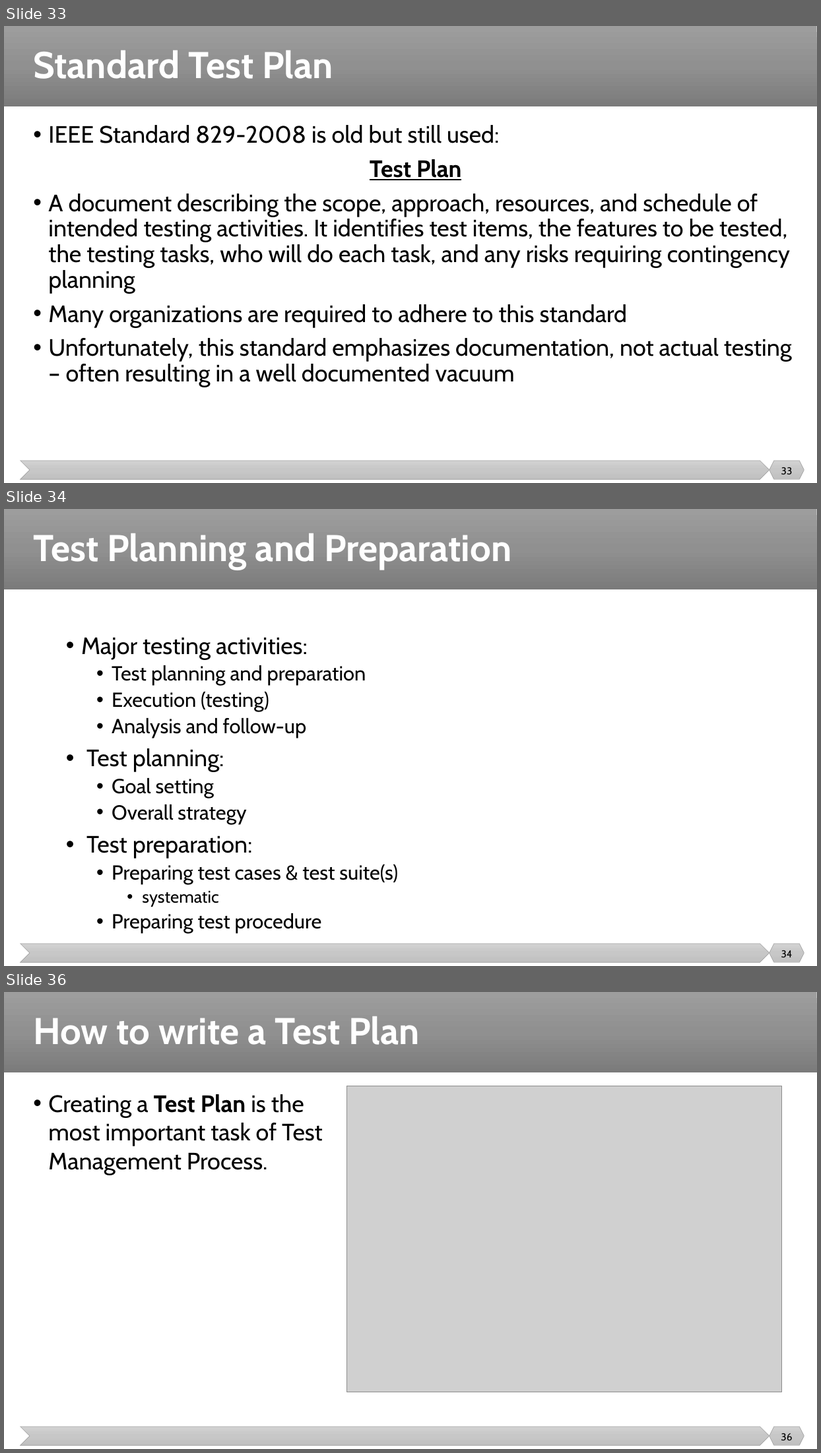
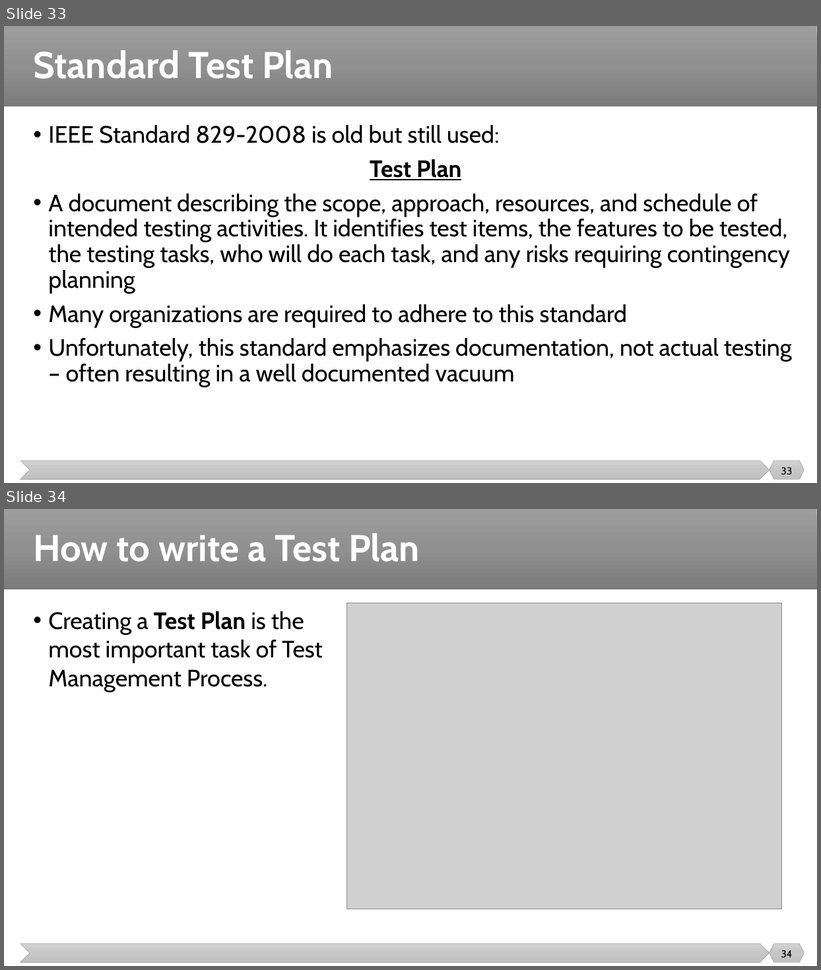
Before and after one commit to malenezi/malenezi, a slide deck: SE401/Lectures/5-Test Management/Test Management.pptx. Shown one above the other, each under a label of ours: slides 33, 34 and 36 before the commit, slides 33 and 34 after it; the slides between them are not shown. The pictures are 821x1453 and 821x970 pixels, drawn with LibreOffice and Linux fonts; fonts in the diff are those of the drawing; grey boxes stand for pictures. Boxes give left, top, right and bottom in pixels: in the first picture for what was removed or moved away, otherwise in the second. Text is boxed around its words. In the diff, an @@ line names an element or a change of style, - is before the commit and + after.

```diff
--- a/SE401/Lectures/5-Test Management/Test Management.pptx
+++ b/SE401/Lectures/5-Test Management/Test Management.pptx
@@ slide 34 removed at (x1=4, y1=509, x2=817, y2=966), background #FFFFFF; not listed: 3 template elements that a slide beside it also shows @@
@@ title removed at (x1=33, y1=533, x2=512, y2=570) @@
-Test Planning and Preparation
@@ text removed at (x1=81, y1=638, x2=398, y2=933) @@
-• Major testing activities:
-  • Test planning and preparation
-  • Execution (testing)
-  • Analysis and follow-up
-• Test planning:
-  • Goal setting
-  • Overall strategy
-• Test preparation:
-  • Preparing test cases & test suite(s)
-    • systematic
-  • Preparing test procedure
@@ page number removed at (x1=781, y1=951, x2=793, y2=958) @@
-34
@@ what was slide 36 is now slide 34 @@
@@ page number at (x1=781, y1=951, x2=793, y2=958): text changed @@
-36
+34
```
Also in this commit, not shown: 6 slides changed, 3 other slides removed.
